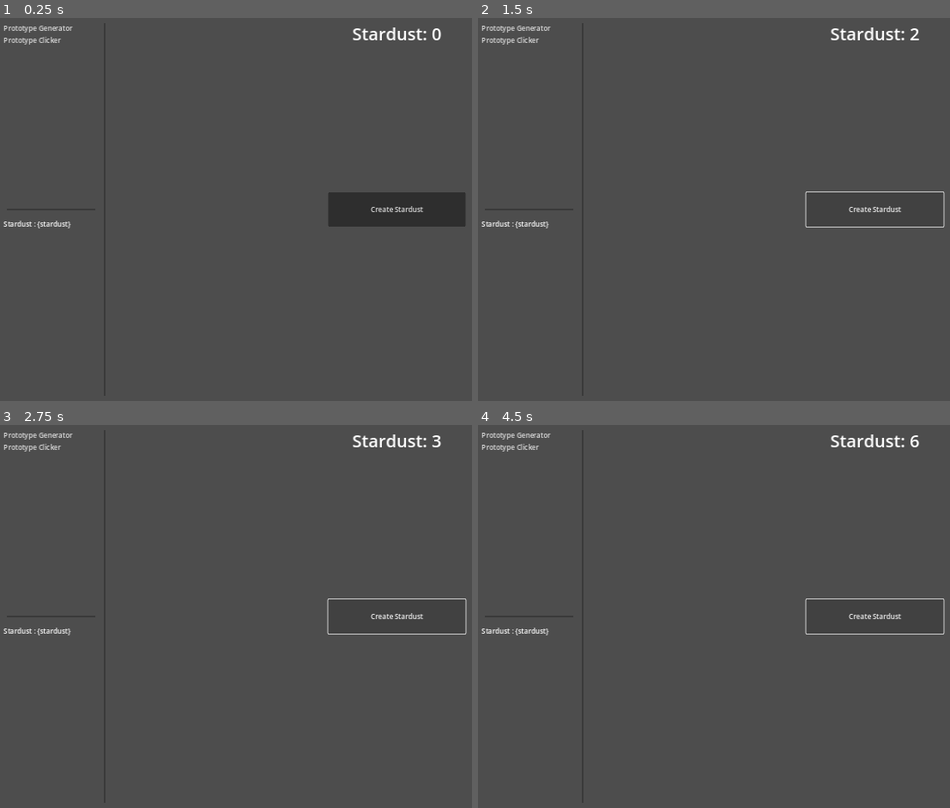
Above: before the commit, frames 1-4 (two rows, left to right).
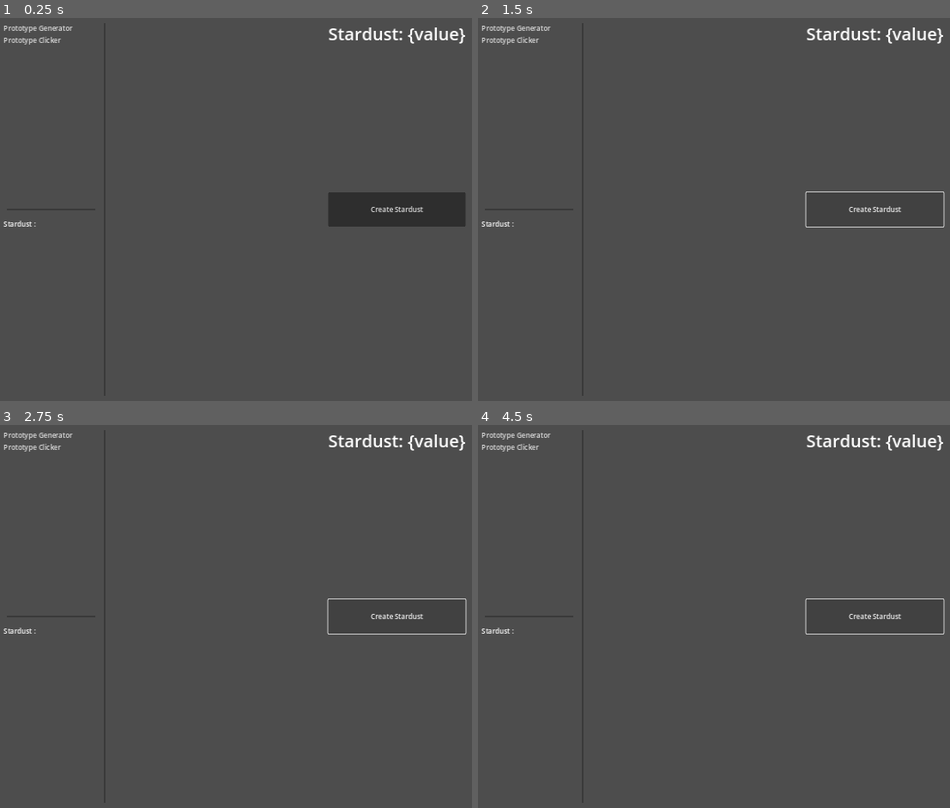
Above: after the commit, the same moments.

Repository: kodiitulip/ember-stone
Game: Godot game, scene res://Scenes/UserInterface/user_interface.tscn
Two runs of this game, one before a commit and one after it. Both use one fixed random seed, a clock stepped at 60 frames per second and the inputs below. Before the commit the project has no main scene; this scene is started directly in both runs.
Inputs:
- Up to frame 1 (0.25 s): no input
- Up to frame 2 (1.5 s): click "Create Stardust" at 0.5 s; click "Create Stardust" at 1.25 s
- Up to frame 3 (2.75 s): click "Create Stardust" at 2 s
- Up to frame 4 (4.5 s): tap Enter at 2.75, 4.25 s; tap Space at 3.5 s

The runs differ from the first frame. In frame 1, 0.6% of the frame differs, in the area x 7-99%, y 2-55%; in frame 2, 0.6%; in frame 3, 0.6%; in frame 4, 0.6%.
Error after the commit: Invalid access to property or key 'data' on a base object of type 'Nil'. (res://Scenes/UserInterface/user_interface.gd:37)

Commit message:
💻✨Data refeactoring
✨:
 - New custom singleton that acts as the game root

💻:
 - Data tracking with new singleton and future proposition of save ad load

Diff:
--- /dev/null
+++ b/Scenes/Managers/game.gd
@@ -0,0 +1,22 @@
+extends Node
+class_name Game
+## Main node of the game
+
+## Static variable for this class reference
+static var ref: Game
+
+## Singleton Check
+func _singleton_check() -> void:
+	if not ref:
+		ref = self
+		return
+
+	queue_free()
+
+## Current game data
+var data: Data
+
+## Data and singleton init
+func _enter_tree() -> void:
+	_singleton_check()
+	data = Data.new()
--- /dev/null
+++ b/Scenes/Managers/game.tscn
@@ -0,0 +1,9 @@
+[gd_scene load_steps=3 format=3 uid="uid://bnke2hxami7bb"]
+
+[ext_resource type="Script" path="res://Scenes/Managers/game.gd" id="1_ep1l7"]
+[ext_resource type="PackedScene" uid="uid://d1nwu8ohayk31" path="res://Scenes/UserInterface/user_interface.tscn" id="2_jbos2"]
+
+[node name="Game" type="Node"]
+script = ExtResource("1_ep1l7")
+
+[node name="UserInterface" parent="." instance=ExtResource("2_jbos2")]
--- a/Scenes/Prototypes/Clicker/prototype_clicker.gd
+++ b/Scenes/Prototypes/Clicker/prototype_clicker.gd
@@ -2,26 +2,9 @@
 class_name PrototypeClicker
 ## A clicker prototype to create stardust with every click
 
-## Reference to a [Label] node displaying the amount of stardust
-@onready var label: Label = $Label
-
-## Variable keeping track of the amount of stardust,
-## setter call [method ProtottypeClicker._update_label]
-@export var stardust: int = 0:
-	set(value):
-		stardust = value
-		_update_label()
-
-func _ready() -> void:
+func _process(_delta: float) -> void:
 	_update_label()
 
-## Function to create 1 stardust
-func _create_one_stardust() -> void:
-	stardust += 1
 
 func _on_button_pressed() -> void:
 	_create_one_stardust()
-
-## Function to update the [Label] node
-func _update_label() -> void:
-	label.text = "Stardust: {value}".format({"value": stardust})
--- a/Scenes/Prototypes/Clicker/prototype_clicker.tscn
+++ b/Scenes/Prototypes/Clicker/prototype_clicker.tscn
@@ -5,7 +5,7 @@
 [sub_resource type="LabelSettings" id="LabelSettings_dqkhi"]
 font_size = 40
 
-[node name="PrototypeClicker" type="Control"]
+[node name="PrototypeClicker" type="Control" node_paths=PackedStringArray("label")]
 layout_mode = 3
 anchors_preset = 15
 anchor_right = 1.0
@@ -13,7 +13,8 @@
 grow_horizontal = 2
 grow_vertical = 2
 script = ExtResource("1_5153p")
-view = 1
+view_type = 1
+label = NodePath("Label")
 
 [node name="Label" type="Label" parent="."]
 custom_minimum_size = Vector2(0, 80)
--- a/Scenes/Prototypes/Generator/prototype_generator.gd
+++ b/Scenes/Prototypes/Generator/prototype_generator.gd
@@ -4,35 +4,18 @@
 
 ## Reference to the [Button] node
 @onready var button: Button = $Button
-## Reference to the [Label] node
-@onready var label: Label = $Label
 ## reference to the [Timer] node
 @onready var timer: Timer = $Timer
 
-## Variable keeping track of the stardust amount,
-## setter calls [method PrototypeGenerator._update_label]
-var stardust: int = 0:
-	set(value):
-		stardust = value
-		_update_label()
 
-
-func _ready() -> void:
+func _process(_delta: float) -> void:
 	_update_label()
 
-## Method to update the [member Label.text]
-func _update_label() -> void:
-	label.text = "Stardust : {value}".format({"value": stardust})
-
-## Method to create 1 stardust
-func _create_stardust() -> void:
-	stardust += 1
-
-
+## Triggers when the button is pressed
 func _on_button_pressed() -> void:
 	timer.start()
 	button.disabled = true
 
-
+## Triggers every [Timer] timeout
 func _on_timer_timeout() -> void:
-	_create_stardust()
+	_create_one_stardust()
--- a/Scenes/Prototypes/Generator/prototype_generator.tscn
+++ b/Scenes/Prototypes/Generator/prototype_generator.tscn
@@ -5,7 +5,7 @@
 [sub_resource type="LabelSettings" id="LabelSettings_s2b76"]
 font_size = 40
 
-[node name="PrototypeGenerator" type="Control"]
+[node name="PrototypeGenerator" type="Control" node_paths=PackedStringArray("label")]
 layout_mode = 3
 anchors_preset = 15
 anchor_right = 1.0
@@ -13,6 +13,7 @@
 grow_horizontal = 2
 grow_vertical = 2
 script = ExtResource("1_lt4op")
+label = NodePath("Label")
 
 [node name="Button" type="Button" parent="."]
 custom_minimum_size = Vector2(320, 80)
--- a/Scenes/Prototypes/prototype_view.gd
+++ /dev/null
@@ -1,6 +0,0 @@
-extends Control
-class_name PrototypeView
-## Parent class for the PrototypeViews
-
-## Reference of this view type
-@export var view: UserInterface.Views
--- a/Scenes/UserInterface/user_interface.gd
+++ b/Scenes/UserInterface/user_interface.gd
@@ -9,6 +9,8 @@
 
 ## Reference of the main view o the GUI
 @onready var main_view: Control = %MainView
+## Reference for the stardust [Label]
+@onready var stardust_label: LabelResource = %StardustLabel as LabelResource
 ## Variable that dictates wich view the interface will start on
 @export var initial_view: Views = Views.PROTOTYPE_CLICKER
 
@@ -17,17 +19,22 @@
 
 
 func _ready() -> void:
-	for child: Node in main_view.get_children():
-		if not child is PrototypeView:
-			continue
+	for child: PrototypeView in main_view.get_children():
 		view_interfaces.append(child)
+		child.resource_created.connect(_update_resource_display)
+
 	_chanage_navigation_view(initial_view)
+	_update_resource_display()
 
 ## Helper method to change the views on [member UserInterface.view_interfaces],
 ## takes a [param requested_view] as a parameter
 func _chanage_navigation_view(requested_view: Views) -> void:
 	for view: PrototypeView in view_interfaces:
-		view.visible = view.view == requested_view
+		view.visible = view.view_type == requested_view
+
+## Update the display of the resources amount
+func _update_resource_display() -> void:
+	stardust_label._update_text(Game.ref.data.stardust)
 
 
 func _on_generator_link_pressed() -> void:
--- a/Scenes/UserInterface/user_interface.tscn
+++ b/Scenes/UserInterface/user_interface.tscn
@@ -1,7 +1,8 @@
-[gd_scene load_steps=6 format=3 uid="uid://d1nwu8ohayk31"]
+[gd_scene load_steps=7 format=3 uid="uid://d1nwu8ohayk31"]
 
 [ext_resource type="Script" path="res://Scenes/UserInterface/user_interface.gd" id="1_3slmp"]
 [ext_resource type="PackedScene" uid="uid://dnxk5cdm60pu2" path="res://Scenes/Prototypes/Generator/prototype_generator.tscn" id="1_n5ewq"]
+[ext_resource type="Script" path="res://Scripts/Data/resource_label.gd" id="2_40248"]
 [ext_resource type="PackedScene" uid="uid://bo6r8pskhywbg" path="res://Scenes/Prototypes/Clicker/prototype_clicker.tscn" id="3_0ibp0"]
 
 [sub_resource type="StyleBoxLine" id="StyleBoxLine_041fl"]
@@ -96,9 +97,12 @@
 [node name="VBoxContainer" type="VBoxContainer" parent="HBoxContainer/LeftPanel/VBoxContainer/Resources/MarginContainer"]
 layout_mode = 2
 
-[node name="Label" type="Label" parent="HBoxContainer/LeftPanel/VBoxContainer/Resources/MarginContainer/VBoxContainer"]
+[node name="StardustLabel" type="Label" parent="HBoxContainer/LeftPanel/VBoxContainer/Resources/MarginContainer/VBoxContainer"]
+unique_name_in_owner = true
 layout_mode = 2
-text = "Stardust : {stardust}"
+text = "Stardust :"
+script = ExtResource("2_40248")
+resource_name = "Stardust"
 
 [node name="VSeparator" type="VSeparator" parent="HBoxContainer"]
 layout_mode = 2
--- /dev/null
+++ b/Scripts/Data/data.gd
@@ -0,0 +1,6 @@
+extends Resource
+class_name Data
+## Contains data to save and load
+
+## Current amount of stardust
+@export var stardust: int = 0
--- /dev/null
+++ b/Scripts/Data/prototype_view.gd
@@ -0,0 +1,22 @@
+extends Control
+class_name PrototypeView
+## Parent class for the PrototypeViews
+
+signal resource_created()
+
+## Reference of this view type
+@export var view_type: UserInterface.Views
+## Reference to the view's resource [Label]
+@export var label: Label
+
+## Function to create 1 stardust
+func _create_one_stardust() -> void:
+	Game.ref.data.stardust += 1
+	resource_created.emit()
+
+## Function to update the [Label] node
+func _update_label() -> void:
+	if not label:
+		print_rich("[color=red] ■ there is no resource label assigned in this view![/color]")
+		return
+	label.text = "Stardust: {value}".format({"value": Game.ref.data.stardust})
--- /dev/null
+++ b/Scripts/Data/resource_label.gd
@@ -0,0 +1,15 @@
+extends Label
+class_name LabelResource
+## Display the amount of resource available
+
+## Variable with the resource name
+@export var resource_name: String = "Resource"
+
+## Updates the text to the resource name and the given [param value]
+func _update_text(value: Variant) -> void:
+	text = "{name}: {value}".format(
+		{
+			"name": resource_name,
+			"value": value
+		}
+	)
--- a/project.godot
+++ b/project.godot
@@ -11,6 +11,7 @@
 [application]
 
 config/name="Ember Stone"
+run/main_scene="res://Scenes/Managers/game.tscn"
 config/features=PackedStringArray("4.2", "Mobile")
 config/icon="res://icon.svg"
 
